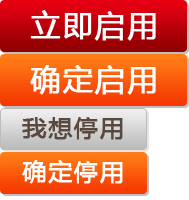
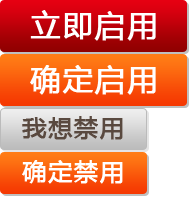
Two versions of the same layered image (189px x 200px). Layer-by-layer changes:
renamed "确定停用" to "确定禁用", painted on it over [73, 160, 98, 184]
renamed "我想停用" to "我想禁用", painted on it over [73, 116, 98, 140]
